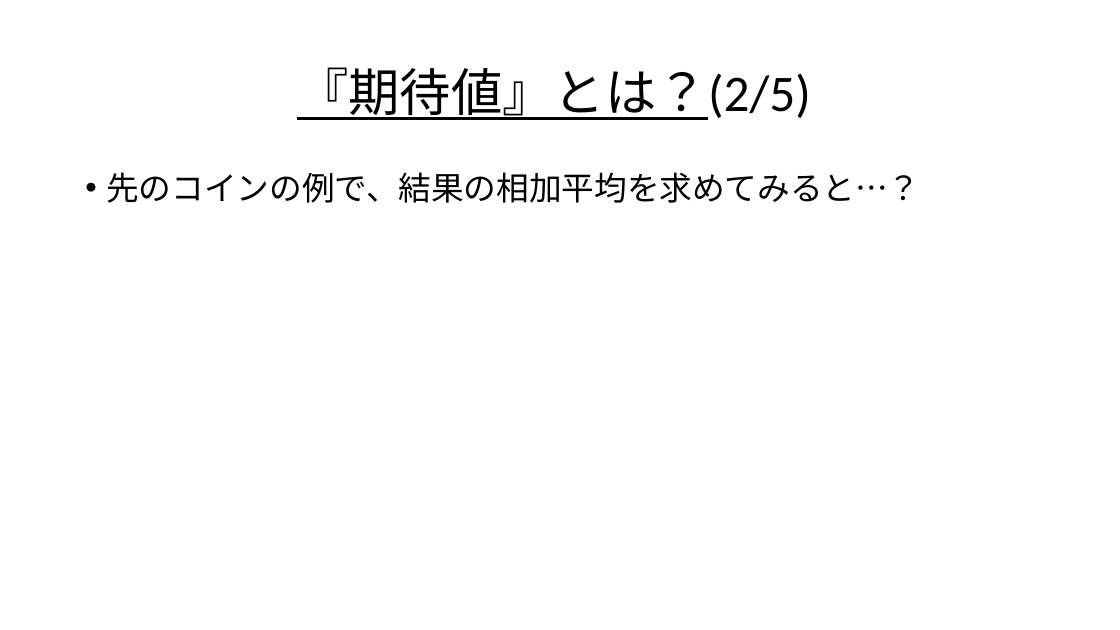
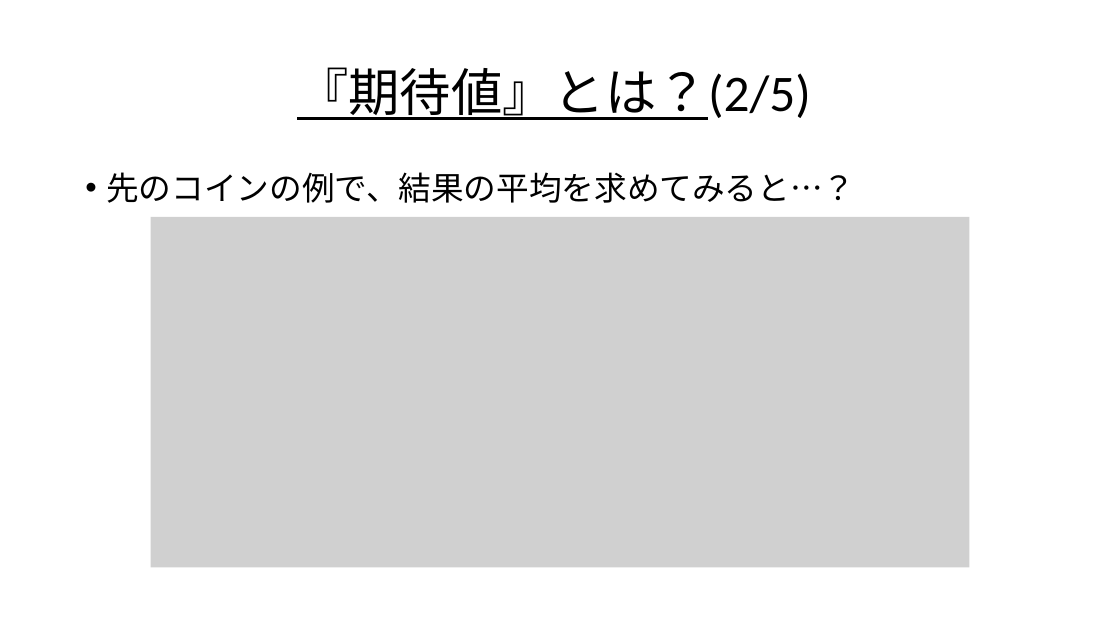
Before and after one commit to Ryo-KATAYAMA/Senior_Project, a slide deck: slide 19 of Chapter4.pptx (slide 16 before the commit). Drawn at 1120x630 pixels with LibreOffice and Linux fonts; fonts in the diff are those of the drawing; grey boxes stand for pictures. Boxes give left, top, right and bottom in pixels: in the first picture for what was removed or moved away, otherwise in the second. Text is boxed around its words. In the diff, an @@ line names an element or a change of style, - is before the commit and + after.

```diff
--- a/Chapter4.pptx
+++ b/Chapter4.pptx
@@ text at (x1=106, y1=172, x2=855, y2=203): text changed @@
-• 先のコインの例で、結果の相加平均を求めてみると…？
+• 先のコインの例で、結果の平均を求めてみると…？
@@ picture added at (x1=150, y1=217, x2=970, y2=567) @@
```
Also in this commit, not shown: 20 other slides changed, 13 slides added, 1 slide removed.
